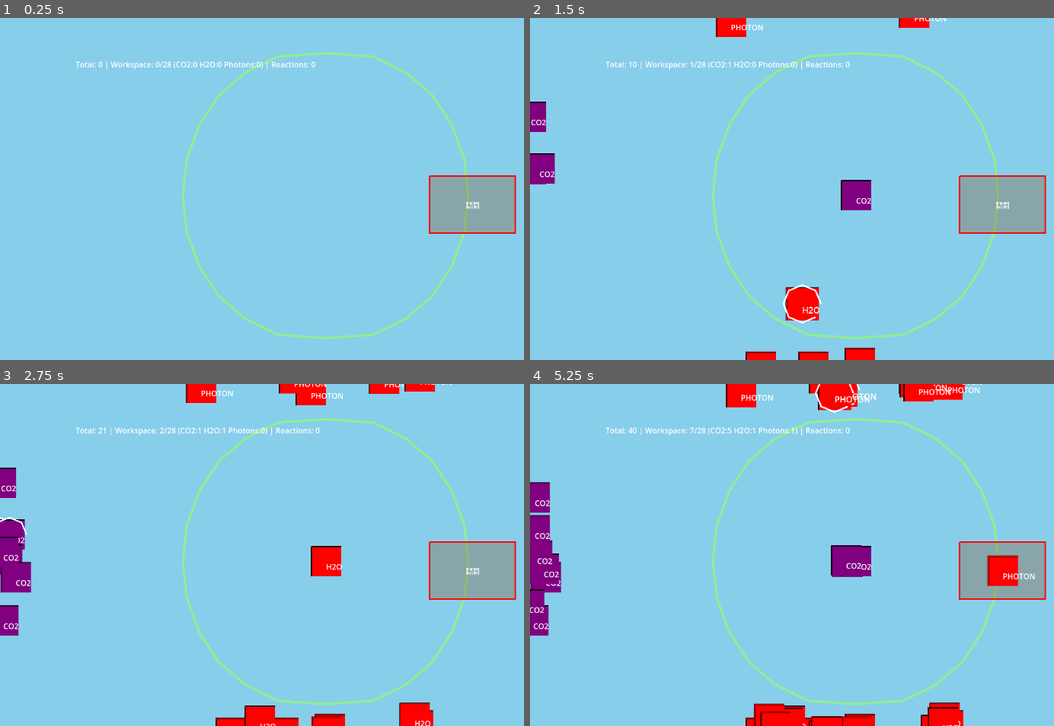
Above: before the commit, frames 1-4 (two rows, left to right).
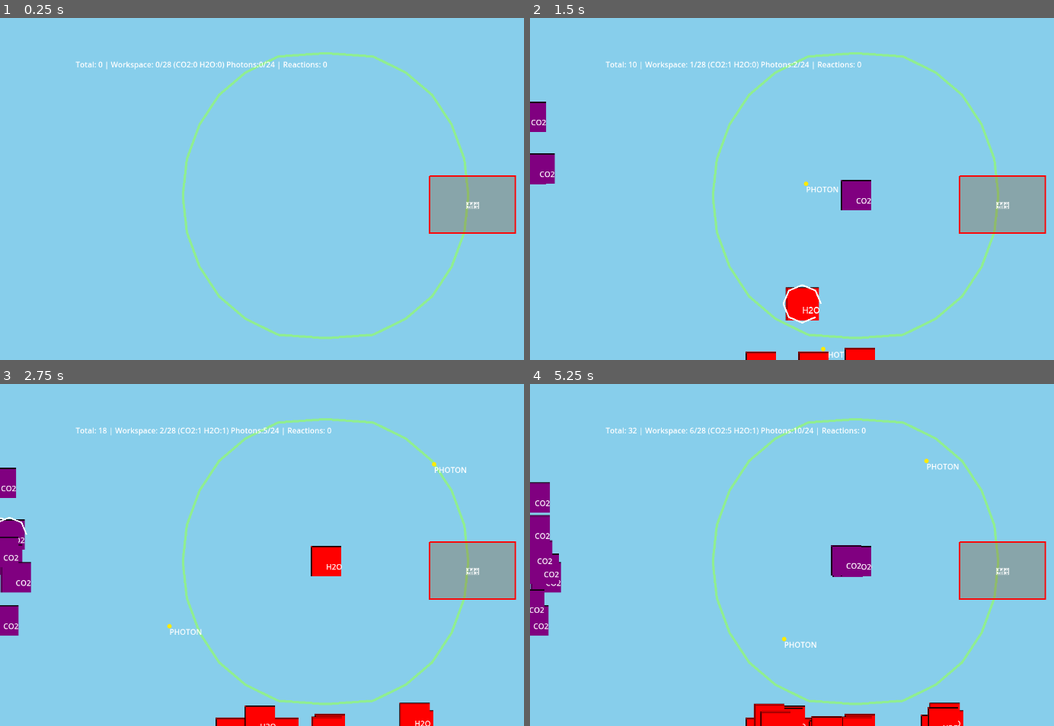
Above: after the commit, the same moments.

Repository: SFMiner/Carbon-Cycle-Sim
Game: Godot game, scene res://scenes/test/TestSpawner.tscn
The game is run twice, just before and just after one commit, with the same random seed, the same clock (stepped at 60 frames per second) and the same inputs. This scene is started directly instead of the project's main scene.
Inputs (mouse positions are in pixels of both pictures, inside the frame that each line leads up to):
- Up to frame 1 (0.25 s): no input
- Up to frame 2 (1.5 s): drag from (540, 124) to (854, 195) at 0.52 s; drag from (776, 359) to (854, 195) at 1.27 s
- Up to frame 3 (2.75 s): move the mouse to (0, 534) at 2.02 s; click (0, 534) at 2.17 s
- Up to frame 4 (5.25 s): drag from (729, 387) to (1001, 572) at 2.77 s; drag from (540, 534) to (854, 561) at 3.52 s; drag from (530, 483) to (854, 561) at 4.27 s; move the mouse to (839, 390) at 5.02 s; click (839, 390) at 5.17 s

The runs differ from the first frame. In frame 1, 0.2% of the frame differs, in the area x 42-63%, y 12-16%; in frame 2, 0.8%; in frame 3, 1.5%; in frame 4, 2.7%, in the area x 18-97%, y 0-78%.

Commit message:
Implement Photon Rain System
Completed Tasks 3.5.1-3.5.5: Photon Rain System Implementation

- Task 3.5.1: Add PHOTON_RAIN state to Molecule state machine
- Task 3.5.2: Configure PhotonSpawner to spawn photons with rain behavior
- Task 3.5.3: Add photon counter to Workspace (separate from molecules)
- Task 3.5.4: Update ReactionHandler to use workspace photon counter
- Task 3.5.5: Update debug label to show photon count (X/24)

Features:
- Photons spawn with PHOTON_RAIN state, not draggable (can_be_grabbed = false)
- Each photon has random slope (-3.0 to 3.0) and moves downward at 720px/sec
- Photons pass through workspace, incrementing photon counter up to 24
- Photons despawn after leaving bottom of screen
- Reaction detection uses workspace.get_photon_count() instead of molecules
- Photons are consumed from counter when reactions occur
- Debug label shows: "Workspace: X/28 (CO2:# H2O:#) Photons:#/24"

System Design:
- Photons are NOT added to molecules_in_workspace array
- Separate counter allows unlimited photon "storage" up to capacity
- Enables continuous photon rain without molecule clutter
- Cleaner molecule tracking for other reaction types

Next: Task 3.5.6 requires testing and balancing in Godot editor

🤖 Generated with Claude Code

Co-Authored-By: Claude <noreply@anthropic.com>

Diff:
--- a/scenes/molecules/Photon.tscn
+++ b/scenes/molecules/Photon.tscn
@@ -1,9 +1,11 @@
-[gd_scene load_steps=2 format=3 uid="uid://d2bq24jma47ll"]
+[gd_scene load_steps=3 format=3 uid="uid://bcypl8xr2lnmx"]
 
-[ext_resource type="PackedScene" uid="uid://bj2yf5biqvjia" path="res://scenes/molecules/Molecule.tscn" id="1_0s5f6"]
+[ext_resource type="PackedScene" uid="uid://b85gxba6w3e34" path="res://scenes/molecules/Molecule.tscn" id="1_0s5f6"]
+[ext_resource type="Texture2D" uid="uid://bbww0vshbwjtb" path="res://assets/sprites/molecules/photon.png" id="2_dqrin"]
 
-[node instance=ExtResource("1_0s5f6") name="Molecule"]
+[node name="Molecule" instance=ExtResource("1_0s5f6")]
 molecule_type = 0
 
 [node name="Sprite" parent="." index="0"]
 modulate = Color(1, 1, 0, 1)
+texture = ExtResource("2_dqrin")
--- a/scripts/molecules/Molecule.gd
+++ b/scripts/molecules/Molecule.gd
@@ -2,7 +2,7 @@
 class_name Molecule
 
 enum MoleculeType {PHOTON, CO2, H2O, O2, GLUCOSE}
-enum State {IDLE, BEING_DRAGGED, IN_WORKSPACE, DESPAWNING}
+enum State {IDLE, BEING_DRAGGED, IN_WORKSPACE, DESPAWNING, PHOTON_RAIN}
 
 @export var molecule_type: MoleculeType = MoleculeType.CO2
 var current_state: State = State.IDLE
@@ -10,6 +10,7 @@
 var time_since_spawn: float = 0.0
 var can_be_grabbed: bool = true
 var grab_cooldown_timer: float = 0.0
+var rain_velocity: Vector2 = Vector2.ZERO  # For photon rain movement
 
 signal picked_up(molecule: Molecule)
 signal dropped(molecule: Molecule, position: Vector2)
@@ -47,6 +48,8 @@
 			_process_in_workspace(delta)
 		State.DESPAWNING:
 			_process_despawning(delta)
+		State.PHOTON_RAIN:
+			_process_photon_rain(delta)
 
 	# Update grab cooldown
 	if grab_cooldown_timer > 0:
@@ -74,6 +77,15 @@
 
 func _process_despawning(delta: float) -> void:
 	pass  # Will implement fade-out animation later
+
+
+func _process_photon_rain(delta: float) -> void:
+	# Move photon downward with slope
+	global_position += rain_velocity * delta
+
+	# Despawn if off bottom of screen
+	if global_position.y > 720 + 50:  # 50px buffer
+		despawn()
 
 
 func _on_input_event(viewport: Node, event: InputEvent, shape_idx: int) -> void:
--- a/scripts/systems/MoleculeSpawner.gd
+++ b/scripts/systems/MoleculeSpawner.gd
@@ -54,6 +54,7 @@
 				molecule.despawned.connect(_on_molecule_despawned)
 
 	if molecule:
+		# Set spawn position with random offset
 		var spawn_pos = Vector2(
 			randf_range(spawn_zone_min.x, spawn_zone_max.x),
 			randf_range(spawn_zone_min.y, spawn_zone_max.y)
@@ -64,7 +65,21 @@
 		)
 		molecule.global_position = spawn_pos + offset
 		molecule.time_since_spawn = 0.0
-		molecule.current_state = Molecule.State.IDLE
+
+		# Check if this is a photon - set up rain behavior
+		if molecule.molecule_type == Molecule.MoleculeType.PHOTON:
+			molecule.current_state = Molecule.State.PHOTON_RAIN
+			molecule.can_be_grabbed = false
+
+			# Random slope between -3.0 and 3.0
+			var slope = randf_range(-3.0, 3.0)
+			# Base downward speed: 720 pixels/second
+			var base_speed = 720.0
+			# Calculate velocity with slope
+			molecule.rain_velocity = Vector2(slope * base_speed / 10.0, base_speed)
+		else:
+			molecule.current_state = Molecule.State.IDLE
+
 		active_molecules.append(molecule)
 
 func _on_molecule_despawned(molecule: Molecule) -> void:
--- a/scripts/systems/ReactionHandler.gd
+++ b/scripts/systems/ReactionHandler.gd
@@ -45,13 +45,11 @@
 	"""Check for: 6 CO2 + 6 H2O + 12 photons → glucose + 6 O2."""
 	var co2_count = 0
 	var h2o_count = 0
-	var photon_count = 0
 
 	var co2_molecules: Array[Molecule] = []
 	var h2o_molecules: Array[Molecule] = []
-	var photon_molecules: Array[Molecule] = []
 
-	# Count molecules, excluding those being dragged
+	# Count molecules (excluding photons now - they're tracked separately)
 	for molecule in workspace.molecules_in_workspace:
 		if molecule.current_state == Molecule.State.BEING_DRAGGED:
 			continue
@@ -63,20 +61,19 @@
 			Molecule.MoleculeType.H2O:
 				h2o_count += 1
 				h2o_molecules.append(molecule)
-			Molecule.MoleculeType.PHOTON:
-				photon_count += 1
-				photon_molecules.append(molecule)
+
+	# Get photon count from workspace
+	var photon_count = workspace.get_photon_count()
 
 	# Check if requirements met
 	if (co2_count >= GameConstants.PHOTOSYNTHESIS_CO2_NEEDED and
 		h2o_count >= GameConstants.PHOTOSYNTHESIS_H2O_NEEDED and
 		photon_count >= GameConstants.PHOTOSYNTHESIS_PHOTONS_NEEDED):
 
-		# Collect exact number needed
+		# Collect exact number of molecules needed (no photons in array)
 		var input_molecules: Array[Molecule] = []
 		input_molecules.append_array(co2_molecules.slice(0, GameConstants.PHOTOSYNTHESIS_CO2_NEEDED))
 		input_molecules.append_array(h2o_molecules.slice(0, GameConstants.PHOTOSYNTHESIS_H2O_NEEDED))
-		input_molecules.append_array(photon_molecules.slice(0, GameConstants.PHOTOSYNTHESIS_PHOTONS_NEEDED))
 
 		# Prepare output info
 		var output_info = {
@@ -137,6 +134,13 @@
 		if molecule in workspace.molecules_in_workspace:
 			workspace.molecules_in_workspace.erase(molecule)
 
+		# CRITICAL FIX: Emit despawned signal so spawners can track properly
+		molecule.despawned.emit(molecule)
+
+	# Remove photons from workspace counter
+	if type == ReactionType.PHOTOSYNTHESIS:
+		workspace.remove_photons(GameConstants.PHOTOSYNTHESIS_PHOTONS_NEEDED)
+
 	# Update workspace state
 	if workspace.is_full and workspace.molecules_in_workspace.size() < workspace.capacity:
 		workspace.is_full = false
--- a/scripts/systems/Workspace.gd
+++ b/scripts/systems/Workspace.gd
@@ -11,6 +11,8 @@
 @export var full_color: Color = Color.RED
 
 var molecules_in_workspace: Array[Molecule] = []
+var photons_collected: int = 0  # Separate photon counter
+var photon_capacity: int = 24  # Photons needed for reaction
 var is_full: bool = false
 var pulse_tween: Tween
 
@@ -40,6 +42,14 @@
 func _on_area_entered(area: Area2D) -> void:
 	if area is Molecule:
 		var molecule = area as Molecule
+
+		# Handle photons separately - just count them
+		if molecule.molecule_type == Molecule.MoleculeType.PHOTON and molecule.current_state == Molecule.State.PHOTON_RAIN:
+			if photons_collected < photon_capacity:
+				photons_collected += 1
+				# Don't add to molecules_in_workspace array
+				# Photon continues moving through
+			return
 
 		# Ignore molecules that are being dragged
 		if molecule.current_state == Molecule.State.BEING_DRAGGED:
@@ -89,6 +99,15 @@
 
 func is_at_capacity() -> bool:
 	return is_full
+
+
+func get_photon_count() -> int:
+	return photons_collected
+
+
+func remove_photons(count: int) -> void:
+	"""Remove photons after reaction consumes them."""
+	photons_collected = max(0, photons_collected - count)
 
 
 func update_visual() -> void:
--- a/scripts/test/TestSpawner.gd
+++ b/scripts/test/TestSpawner.gd
@@ -19,11 +19,11 @@
 	total += $H2OSpawner.active_molecules.size()
 
 	var in_workspace = $Workspace.get_molecule_count()
+	var photons = $Workspace.get_photon_count()
 
-	# Count each type in workspace
+	# Count each molecule type in workspace (not photons)
 	var co2_count = 0
 	var h2o_count = 0
-	var photon_count = 0
 
 	for molecule in $Workspace.molecules_in_workspace:
 		match molecule.molecule_type:
@@ -31,11 +31,9 @@
 				co2_count += 1
 			Molecule.MoleculeType.H2O:
 				h2o_count += 1
-			Molecule.MoleculeType.PHOTON:
-				photon_count += 1
 
-	$DebugLabel.text = "Total: %d | Workspace: %d/28 (CO2:%d H2O:%d Photons:%d) | Reactions: %d" % [
-		total, in_workspace, co2_count, h2o_count, photon_count, reactions_occurred
+	$DebugLabel.text = "Total: %d | Workspace: %d/28 (CO2:%d H2O:%d) Photons:%d/24 | Reactions: %d" % [
+		total, in_workspace, co2_count, h2o_count, photons, reactions_occurred
 	]
 
 	if $Workspace.is_at_capacity():
Binary file added: assets/sprites/molecules/photon.png
Not shown, changed: workspace_fix.md
